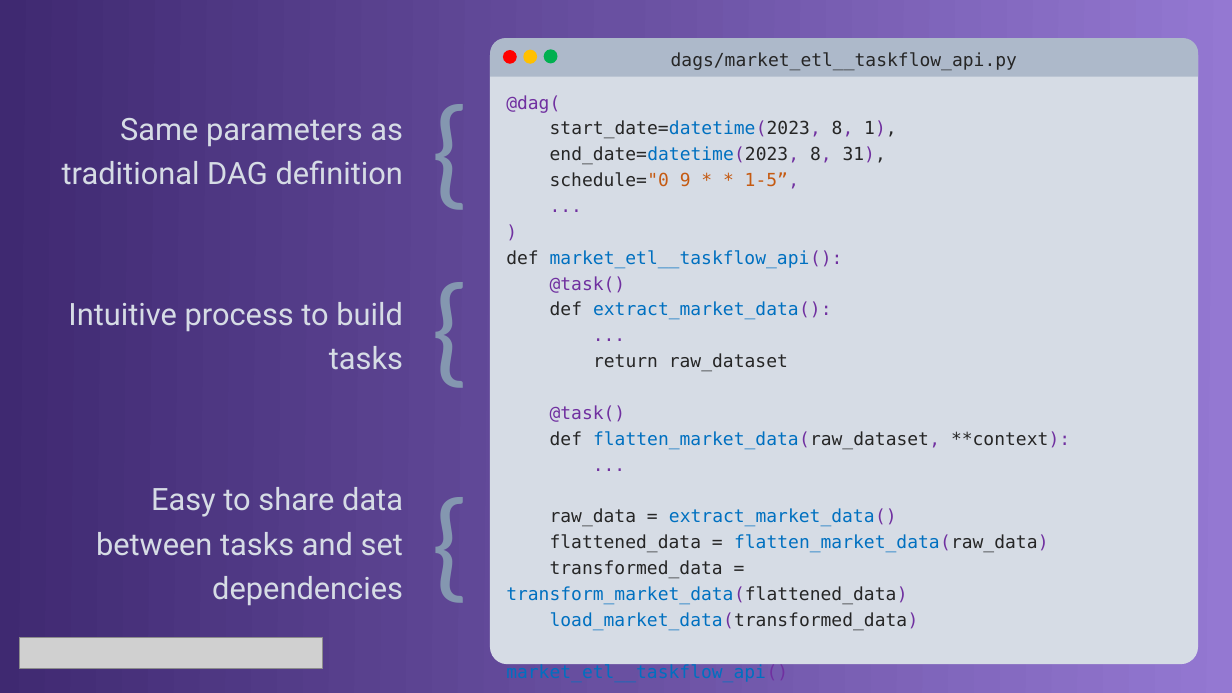
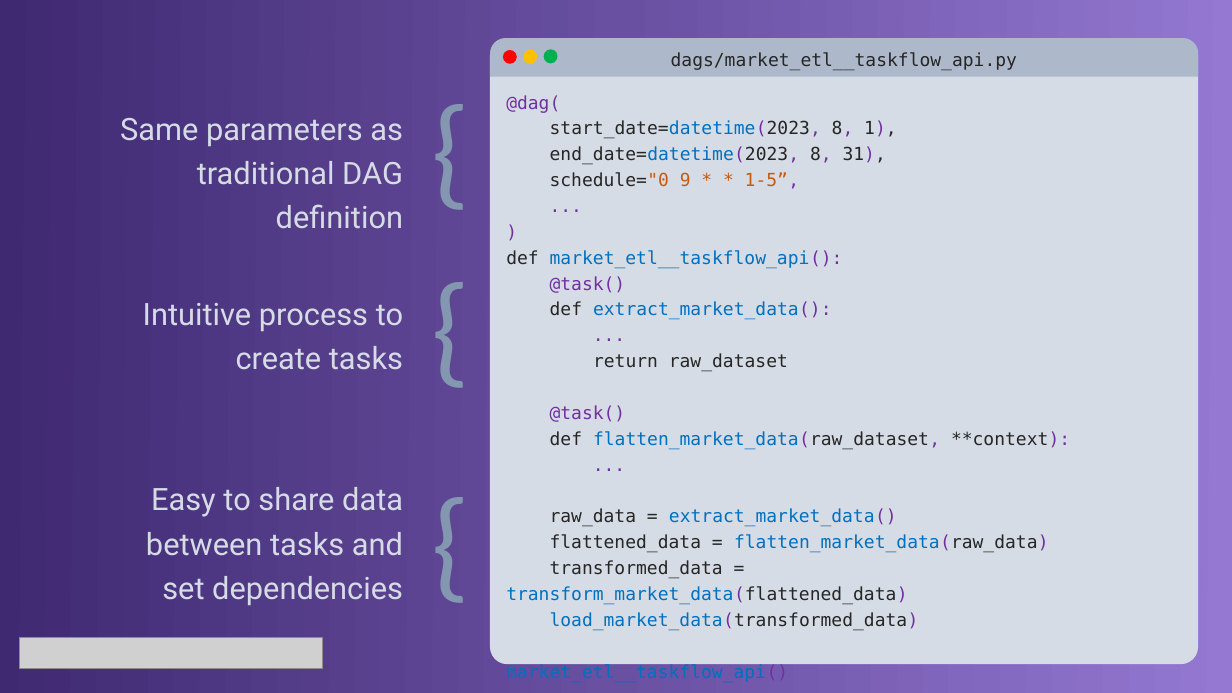
Before and after one commit to jroachgolf84/astronomer-panel-interview, a slide deck: slide 14 of documentation/Astronomer Panel Presentation.pptx (slide 13 before the commit). Drawn at 1232x693 pixels with LibreOffice and Linux fonts; fonts in the diff are those of the drawing; grey boxes stand for pictures. Boxes give left, top, right and bottom in pixels: in the first picture for what was removed or moved away, otherwise in the second. Text is boxed around its words. In the diff, an @@ line names an element or a change of style, - is before the commit and + after.

```diff
--- a/documentation/Astronomer Panel Presentation.pptx
+++ b/documentation/Astronomer Panel Presentation.pptx
@@ text "Same parameters as traditional DAG ..." rewrapped from (x1=62, y1=118, x2=403, y2=185) to (x1=120, y1=118, x2=403, y2=229) @@
@@ text at (x1=143, y1=303, x2=403, y2=370): text changed @@
-Intuitive process to build tasks
+Intuitive process to create tasks
@@ text "Easy to share data between ..." rewrapped from (x1=96, y1=487, x2=403, y2=605) to (x1=146, y1=487, x2=403, y2=605) @@
```
Also in this commit, not shown: 14 other slides changed, 1 slide added, 1 other file.
